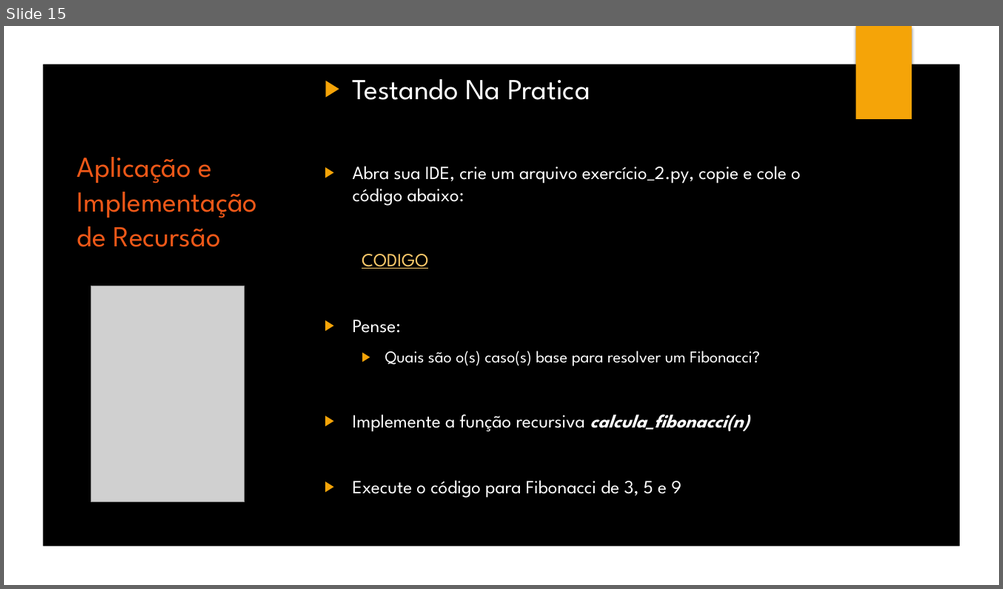
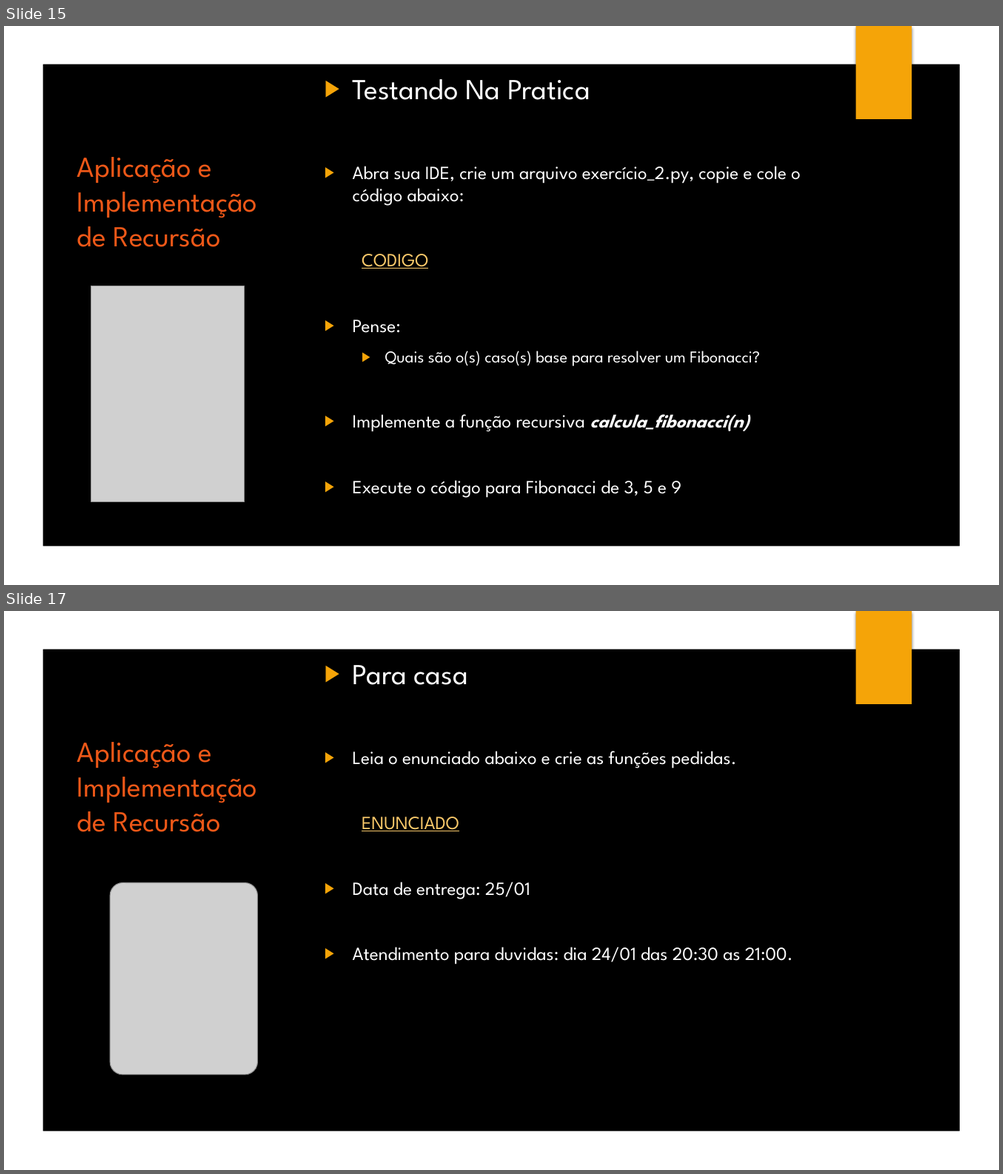
Before and after one commit to yLeonardo/Mini_curso_python, a slide deck: Curso_Python.pptx. Shown one above the other, each under a label of ours: slide 15 before the commit, slides 15 and 17 after it; the slides between them are not shown. The pictures are 1003x589 and 1003x1174 pixels, drawn with LibreOffice and Linux fonts; fonts in the diff are those of the drawing; grey boxes stand for pictures; background and template pictures are left out. Boxes give left, top, right and bottom in pixels: in the first picture for what was removed or moved away, otherwise in the second. Text is boxed around its words. In the diff, an @@ line names an element or a change of style, - is before the commit and + after.

```diff
--- a/Curso_Python.pptx
+++ b/Curso_Python.pptx
@@ slide 17 added at [4, 611, 999, 1170], background picture (left out); not listed: 7 template elements that a slide beside it also shows @@
@@ rectangle added at [4, 611, 999, 1170], fill #000000 @@
@@ freeform shape added at [4, 611, 999, 1170], fill #FFFFFF @@
@@ rectangle added at [855, 611, 911, 704], fill #F5A408 @@
@@ text added at [353, 665, 793, 965], 18 pt, text #FFFFFF @@
+▶ Para casa
+▶ Leia o enunciado abaixo e crie as funções pedidas.
+ENUNCIADO
+▶ Data de entrega: 25/01
+▶ Atendimento para duvidas: dia 24/01 das 20:30 as 21:00.
@@ text added at [77, 742, 257, 832], 28 pt, text #EE5818 @@
+Aplicação e Implementação
+de Recursão
@@ picture added at [110, 883, 258, 1075] @@
```
Also in this commit, not shown: 1 slide changed, 7 other slides added, 1 other file.
